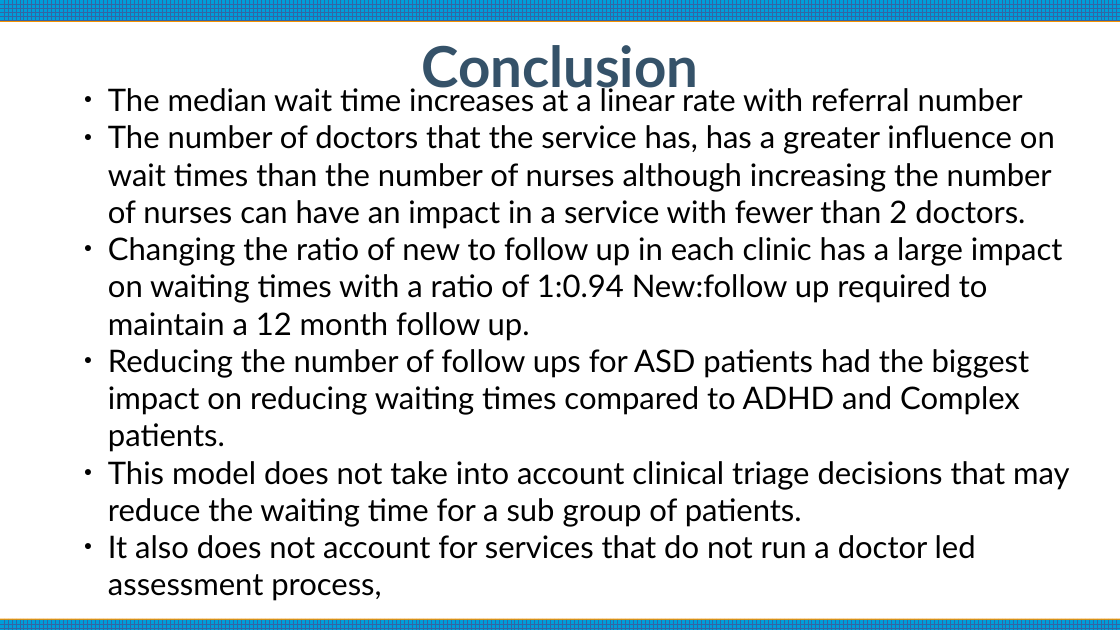
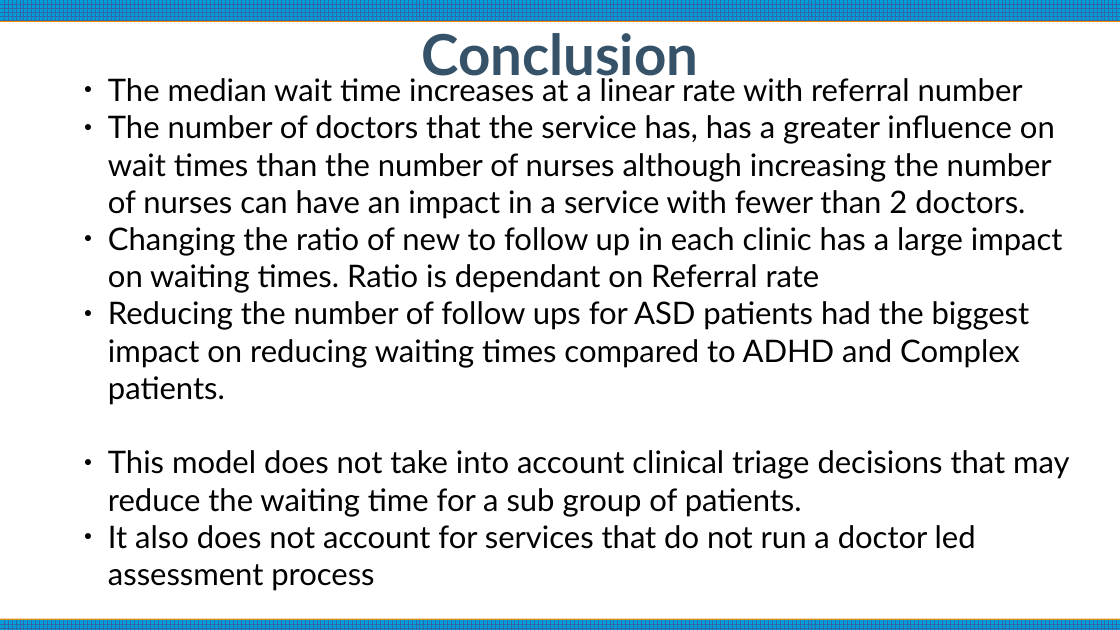
Before and after one commit to SpaceElmo/Community-Paeds-Service-modelling, a slide deck: slide 10 of Presentation.odp. Drawn at 1120x630 pixels with LibreOffice and Linux fonts; fonts in the diff are those of the drawing. Boxes give left, top, right and bottom in pixels: in the first picture for what was removed or moved away, otherwise in the second. Text is boxed around its words. In the diff, an @@ line names an element or a change of style, - is before the commit and + after.

Commit message:
Fixed ref rate

```diff
--- a/Presentation.odp
+++ b/Presentation.odp
@@ subtitle "Conclusion": place and size @@
-subtitle "Conclusion" at <box>421,45,698,98</box>
+subtitle "Conclusion" at <box>421,33,698,86</box>
@@ text "The median wait time increases ...": place and size @@
-text "The median wait time increases ..." at <box>108,84,1069,601</box>
+text "The median wait time increases ..." at <box>108,74,1069,591</box>
@@ text at <box>108,227,1063,293</box>: text changed @@
-● Changing the ratio of new to follow up in each clinic has a large impact on waiting times with a ratio of 1:0.94 New:follow up required to maintain a 12 month follow up.
+● Changing the ratio of new to follow up in each clinic has a large impact on waiting times. Ratio is dependant on Referral rate
@@ text at <box>108,525,976,591</box>: text changed @@
-● It also does not account for services that do not run a doctor led assessment process,
+● It also does not account for services that do not run a doctor led assessment process
```
Also in this commit, not shown: 5 other slides changed, 2 slides added, 1 slide removed, 3 other files.
